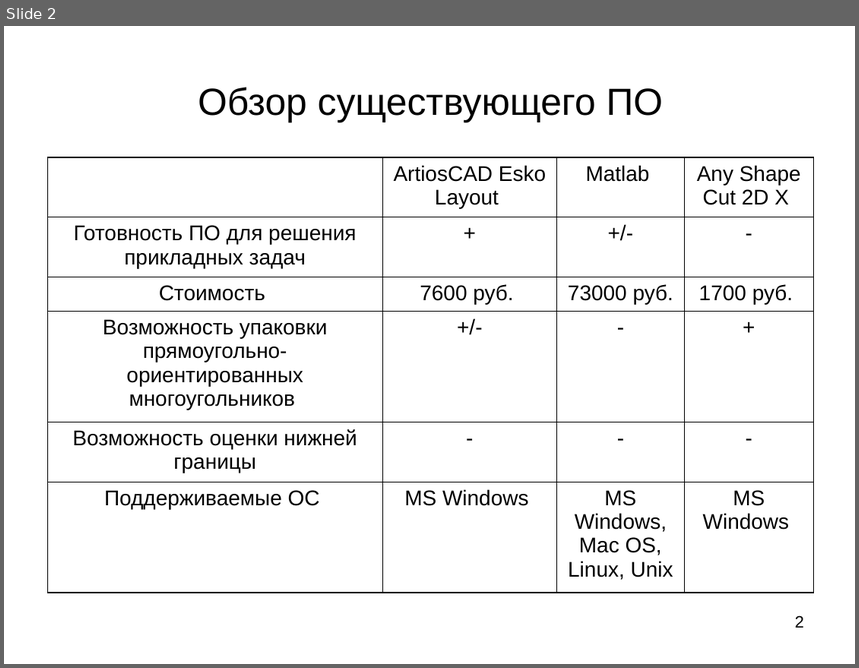
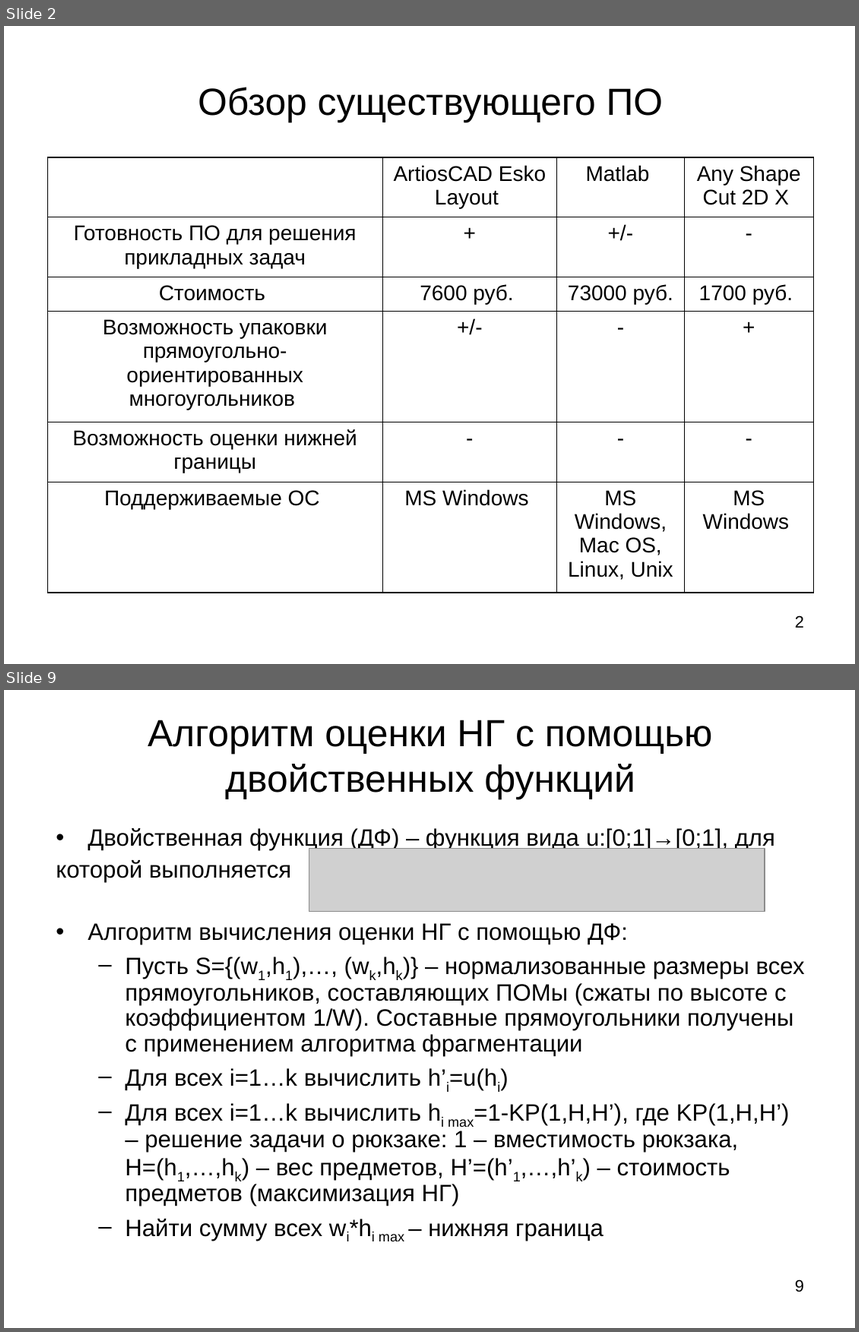
Before and after one commit to zingibertram/thesis-dissertation, a slide deck: Отчёт/Презентация.ppt. Shown one above the other, each under a label of ours: slide 2 before the commit, slides 2 and 9 after it; the slides between them are not shown. The pictures are 859x668 and 859x1332 pixels, drawn with LibreOffice and Linux fonts; fonts in the diff are those of the drawing; grey boxes stand for pictures. Boxes give left, top, right and bottom in pixels: in the first picture for what was removed or moved away, otherwise in the second. Text is boxed around its words. In the diff, an @@ line names an element or a change of style, - is before the commit and + after.

```diff
--- a/Отчёт/Презентация.ppt
+++ b/Отчёт/Презентация.ppt
@@ slide 9 added at [4, 690, 855, 1328], background #FFFFFF @@
@@ title added at [148, 720, 713, 800], 32 pt, text #000000 @@
+Алгоритм оценки НГ с помощью двойственных функций
@@ text added at [56, 828, 805, 1242], 20 pt, text #000000 @@
+• Двойственная функция (ДФ) – функция вида u:[0;1]→[0;1], для
+которой выполняется
+• Алгоритм вычисления оценки НГ с помощью ДФ:
+  – Пусть S={(w1,h1),…, (wk,hk)} – нормализованные размеры всех прямоугольников, составляющих ПОМы (сжаты по высоте с коэффициентом 1/W). Составные прямоугольники получены с применением алгоритма фрагментации
+  – Для всех i=1…k вычислить h’i=u(hi)
+  – Для всех i=1…k вычислить hi max=1-KP(1,H,H’), где KP(1,H,H’) – решение задачи о рюкзаке: 1 – вместимость рюкзака, H=(h1,…,hk) – вес предметов, H’=(h’1,…,h’k) – стоимость предметов (максимизация НГ)
+  – Найти сумму всех wi*hi max – нижняя граница
@@ picture added at [309, 848, 764, 911] @@
@@ page number added at [795, 1280, 804, 1293], 14 pt, text #000000 @@
+9
```
Also in this commit, not shown: 6 slides changed, 4 other slides added, 5 slides removed, 7 other files.
